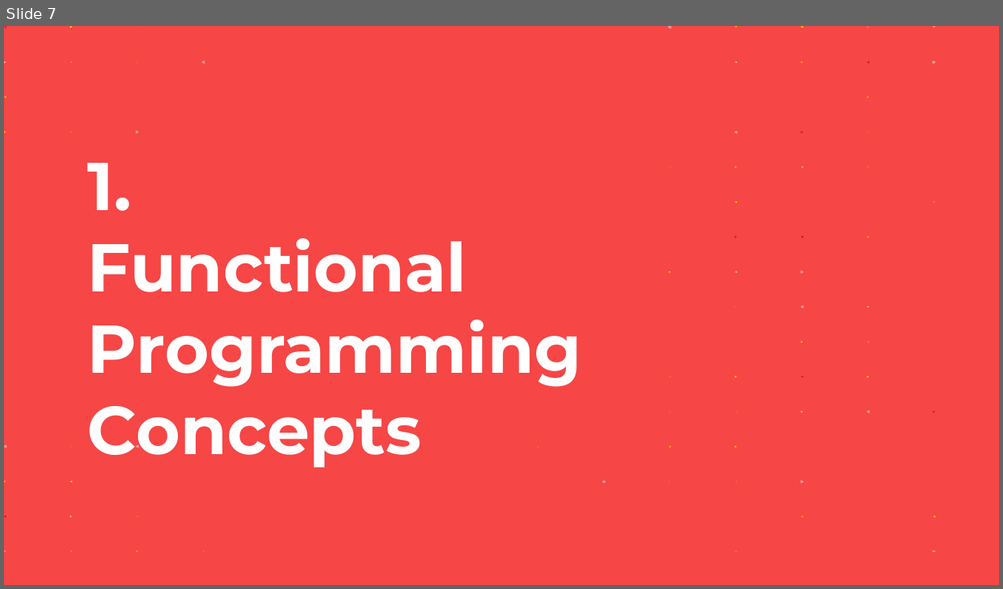
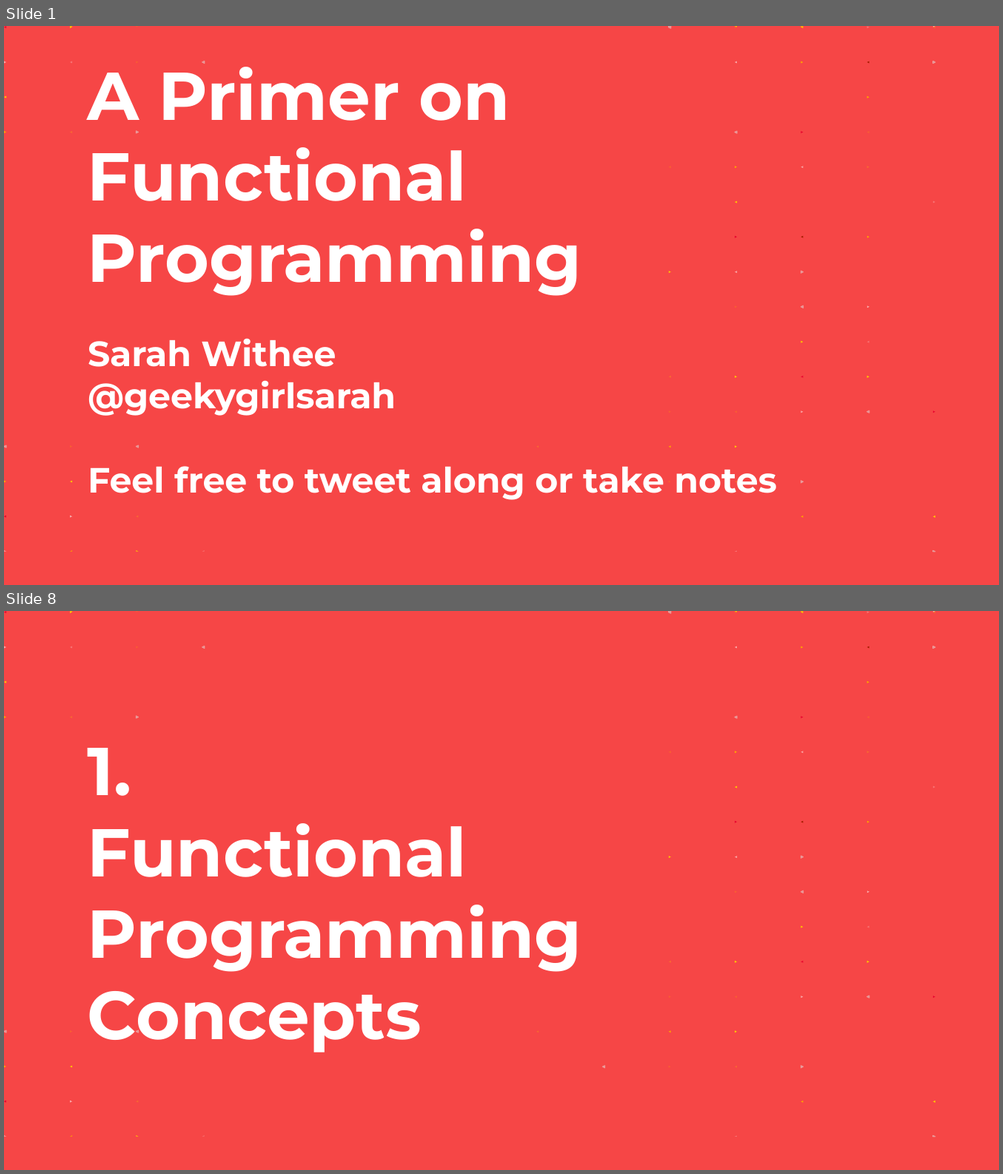
Before and after one commit to geekygirlsarah/talk-a_primer_on_functional_programming, a slide deck: A Primer on Functional Programming (LibreOffice).odp. Shown one above the other, each under a label of ours: slide 7 before the commit, slides 1 and 8 after it; the slides between them are not shown. The pictures are 1003x589 and 1003x1174 pixels, drawn with LibreOffice and Linux fonts; fonts in the diff are those of the drawing. Boxes give left, top, right and bottom in pixels: in the first picture for what was removed or moved away, otherwise in the second. Text is boxed around its words. In the diff, an @@ line names an element or a change of style, - is before the commit and + after.

```diff
--- a/A Primer on Functional Programming (LibreOffice).odp
+++ b/A Primer on Functional Programming (LibreOffice).odp
@@ slide 1 added at (4,26,999,585), background #F64646; not listed: 78 template elements that a slide beside it also shows @@
@@ title added at (88,61,582,296), 54 pt, text #FFFFFF, bold @@
+A Primer on Functional Programming
@@ title added at (88,338,777,500), 28 pt, text #FFFFFF, bold @@
+Sarah Withee
+@geekygirlsarah
+Feel free to tweet along or take notes
@@ what was slide 7 is now slide 8 @@
```
Also in this commit, not shown: 61 slides changed, 4 other slides added, 1 other file.
